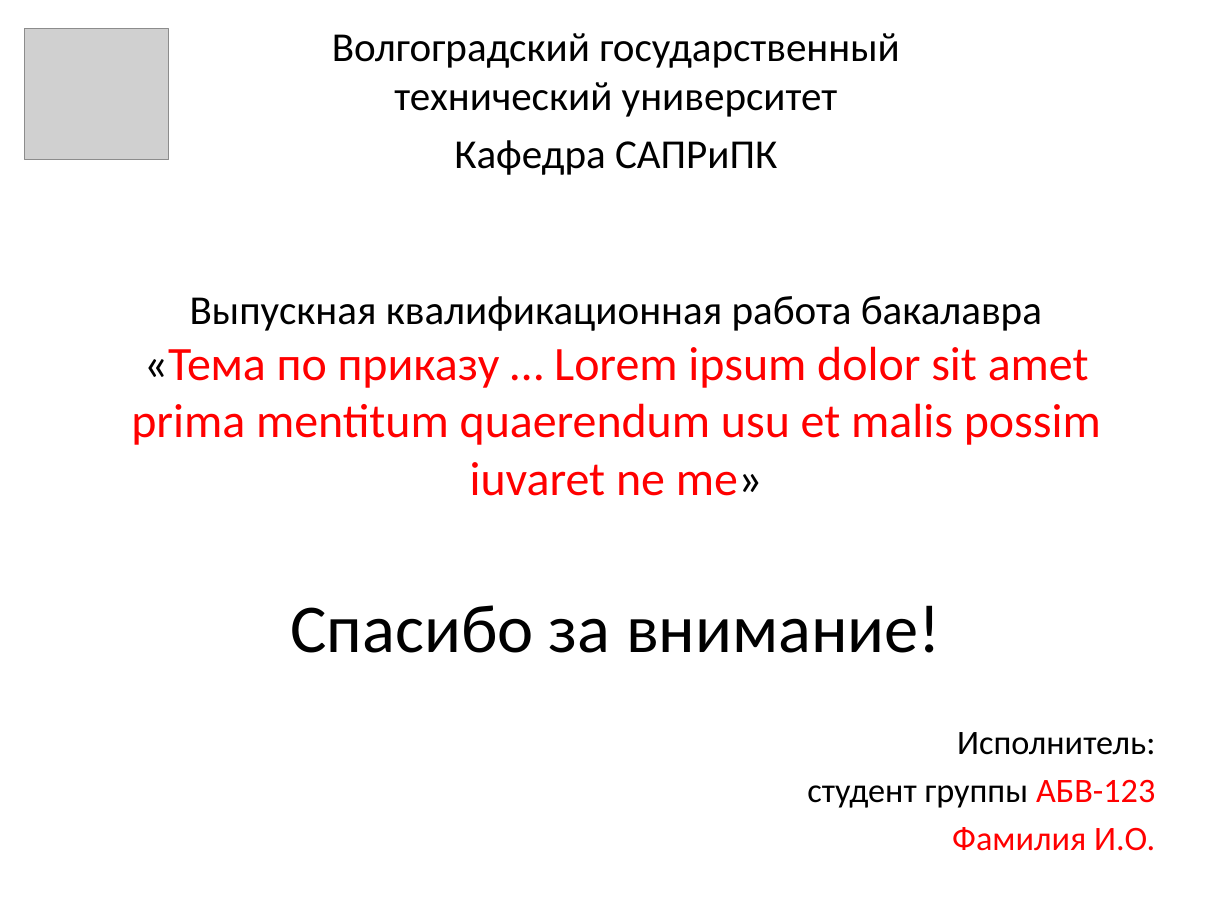
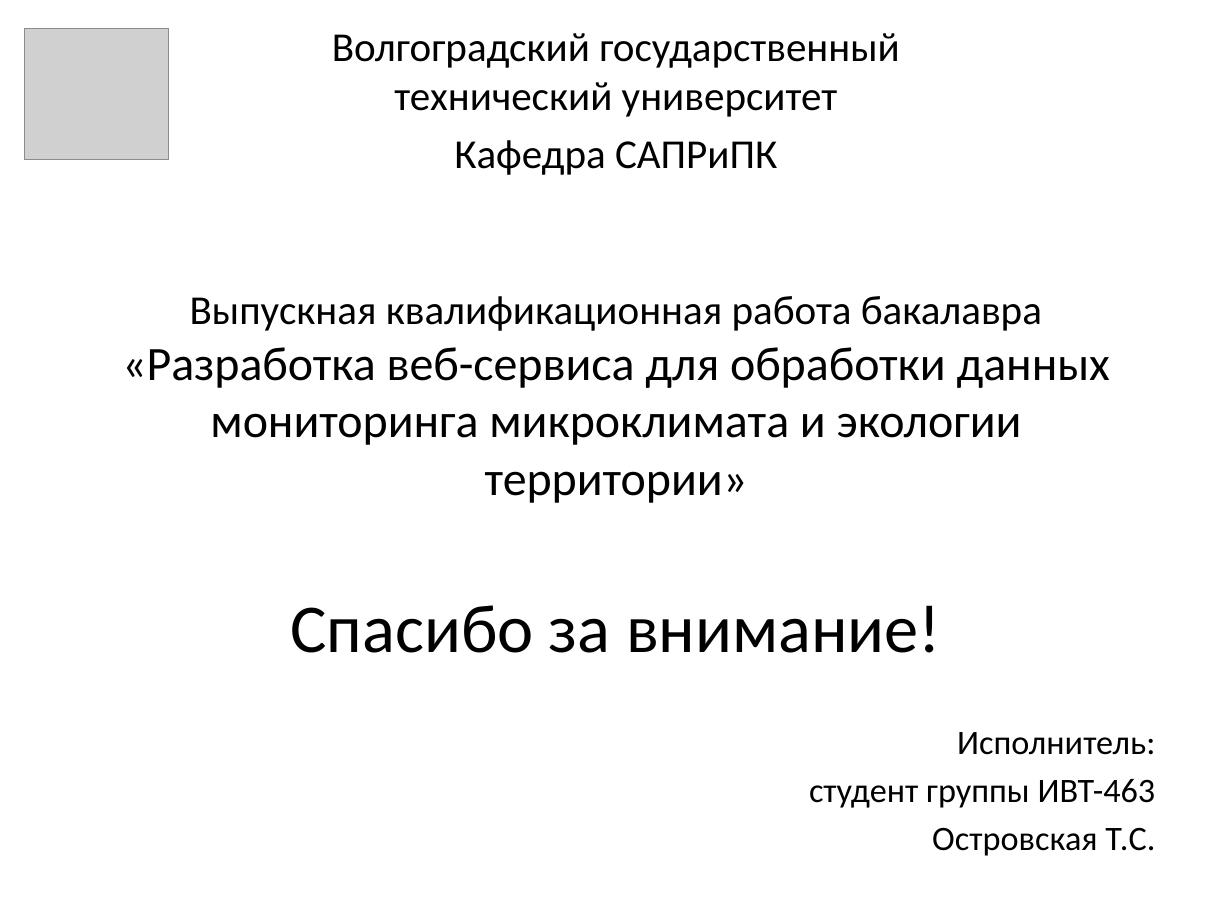
Before and after one commit to ostaaaaat/monitoring, a slide deck: slide 18 of 3 [Презентация].pptx (slide 19 before the commit). Drawn at 1232x924 pixels with LibreOffice and Linux fonts; fonts in the diff are those of the drawing; grey boxes stand for pictures. Boxes give left, top, right and bottom in pixels: in the first picture for what was removed or moved away, otherwise in the second. Text is boxed around its words. In the diff, an @@ line names an element or a change of style, - is before the commit and + after.

```diff
--- a/3 [Презентация].pptx
+++ b/3 [Презентация].pptx
@@ title at (122, 296, 1110, 503): text changed; text colour #FF0000 to #000000 @@
-Выпускная квалификационная работа бакалавра
-«Тема по приказу … Lorem ipsum dolor sit amet prima mentitum quaerendum usu et malis possim iuvaret ne me»
+Выпускная квалификационная работа бакалавра
+«Разработка веб-сервиса для обработки данных мониторинга микроклимата и экологии территории»
@@ text at (809, 779, 1156, 856): text changed; text colour #FF0000 to #000000 @@
-студент группы АБВ-123
-Фамилия И.О.
+студент группы ИВТ-463
+Островская Т.С.
```
Also in this commit, not shown: 10 other slides changed, 7 slides added, 8 slides removed.
